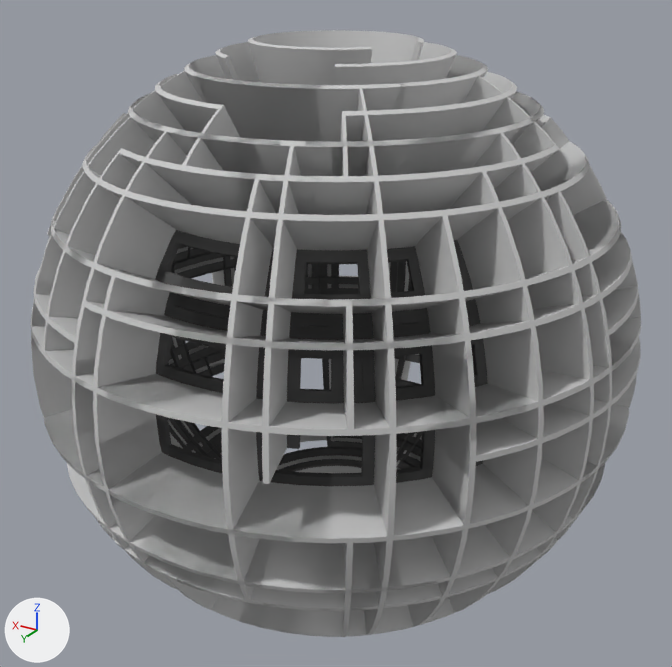
One commit to the FBX model Assets/Scene_Content/Models/Walls/Sc02/Sc02_walls.FBX: the scene before it, then after it.
Both versions are drawn from a 50 mm camera at (-1.93, 3.22, 1.6) aimed at (0.0, 0.0, -0.01). The axes (+X, +Y, +Z) are drawn at lower left. The lights are the same throughout. Where no turn or scale is listed for an object, it has been applied to the vertices.

Before the edit, the objects in view are built like this:
```python
me_mesh_002 = bpy.data.meshes.new('Mesh.002')
me_mesh_002.from_pydata(...)  # 2970 vertices, 2604 faces; spans x -1.27..1.27, y -1.23..1.25, z -1.19..0.99
# faces by material slot: [1141, 1463]
me_mesh_002.materials.append(mat_wallglow)  # light grey #cacaca
me_mesh_002.materials.append(mat_material__74)  # dark grey #535353
me_mesh_003 = bpy.data.meshes.new('Mesh.003')
me_mesh_003.from_pydata(...)  # 1416 vertices, 1242 faces; spans x -1.25..1.19, y -1.19..1.24, z -0.46..0.46
# faces by material slot: [538, 704]
me_mesh_003.materials.append(mat_wallglow)  # light grey #cacaca
me_mesh_003.materials.append(mat_material__74)  # dark grey #535353
me_mesh_006 = bpy.data.meshes.new('Mesh.006')
me_mesh_006.from_pydata(...)  # 2808 vertices, 2460 faces; spans x -1.23..1.27, y -1.14..1.25, z -0.99..0.99
# faces by material slot: [1060, 1400]
me_mesh_006.materials.append(mat_wallglow)  # light grey #cacaca
me_mesh_006.materials.append(mat_material__74)  # dark grey #535353
ob_sc02_walls03 = bpy.data.objects.new('Sc02_walls03', me_mesh_003)
ob_sc02_walls03.location = (0.0, 0.0, 0.0)
ob_sc02_walls05 = bpy.data.objects.new('Sc02_walls05', me_mesh_002)
ob_sc02_walls05.location = (0.0, 0.0, 0.0)
ob_sc02_walls06 = bpy.data.objects.new('Sc02_walls06', me_mesh_006)
ob_sc02_walls06.location = (0.0, 0.0, 0.0)
# also in view: 'Sc02_walls01' at (-0.19, 0.02, 0.0); 'Sc02_walls09' at (0.0, 0.04, 0.05); 'Sc02_walls07' at (0.01, 0.06, 0.0); 'Sc02_walls02' at (0.01, -0.04, 0.07); 'Sc02_walls04' at (0.0, -0.18, 0.14)
```
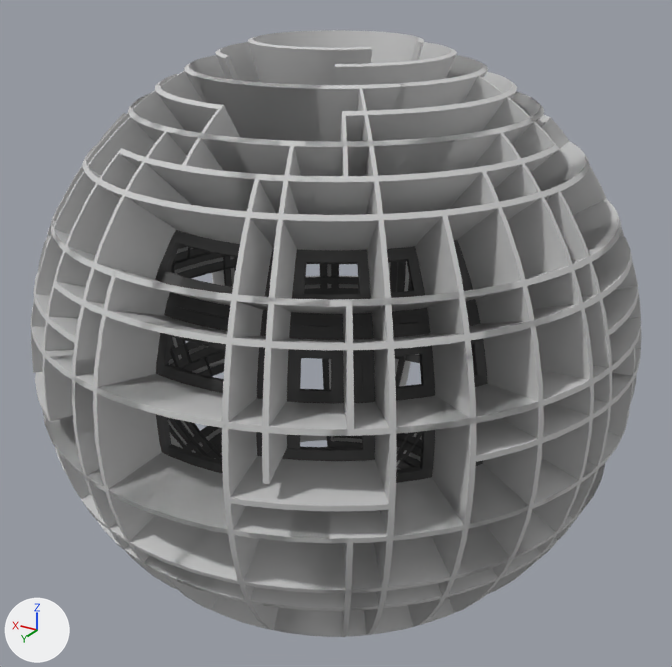
Boxes [x1, y1, x2, y2] around the edits, measured in the pictures (672 x 667 px; the box of a moved part takes in the faces that stretch with it):
'Sc02_walls06', reshaped
    before: [31, 105, 607, 637]
    after: [43, 206, 635, 630]
'Sc02_walls03', reshaped
    before: [31, 233, 641, 576]
    after: [35, 236, 641, 591]
part 1 of me_mesh_006, deleted
    before: [132, 105, 530, 176]
part 2 of me_mesh_006, moved or reshaped
    before: [31, 228, 586, 529]
    after: [43, 206, 635, 629]
part 3 of me_mesh_003, built on
    before: [475, 321, 639, 566]
    after: [211, 309, 641, 591]
part 4 of me_mesh_003, moved or reshaped
    before: [31, 236, 174, 550]
    after: [35, 236, 124, 537]
part 5 of me_mesh_003, built on
    before: [305, 264, 320, 294]
    after: [169, 245, 237, 369]

The change, as a list of edits to the scene's bpy script:
```text
Change me_mesh_003:
    used by ob_sc02_walls03; location = (0.0, 0.0, 0.0)
    remove me_mesh_003.from_pydata(...)  # 1416 vertices, 1242 faces; spans x -1.25..1.19, y -1.19..1.24, z -0.46..0.46
    add me_mesh_003.from_pydata(...)  # 1800 vertices, 1578 faces; spans x -1.27..1.27, y -1.19..1.23, z -0.46..0.46
    me_mesh_003 part 3: 78 vertices moved from x -1.25..-0.37, y -0.31..1.09, z -0.46..0.44 to x -1.27..-0.25, y -0.31..1.16, z -0.44..0.44; 118 vertices removed from x -1.23..-0.36, y -0.33..1.13, z -0.46..0.46; 342 vertices added at x -1.26..-0.2, y -0.34..1.23, z -0.46..0.46
    me_mesh_003 part 4: 79 vertices moved from x 0.15..1.05, y 0.5..1.23, z -0.41..0.41 to x 0.28..0.99, y 0.57..1.13, z -0.41..0.41; 177 vertices removed from x 0.1..1.06, y 0.49..1.24, z -0.46..0.46; 193 vertices added at x 0.25..0.99, y 0.57..1.16, z -0.46..0.46
    me_mesh_003 part 5: 56 vertices moved from x 0.57..1.16, y -0.99..-0.19, z -0.46..0.46 to x 0.5..1.2, y -1.07..-0.06, z -0.46..0.46; 26 vertices removed from x 0.58..1.18, y -0.92..-0.12, z -0.46..0.46; 170 vertices added at x 0.49..1.27, y -1.0..0.0, z -0.46..0.46
Change me_mesh_006:
    used by ob_sc02_walls06; location = (0.0, 0.0, 0.0)
    remove me_mesh_006.from_pydata(...)  # 2808 vertices, 2460 faces; spans x -1.23..1.27, y -1.14..1.25, z -0.99..0.99
    add me_mesh_006.from_pydata(...)  # 2432 vertices, 2137 faces; spans x -1.27..1.25, y -1.14..1.24, z -0.9..0.59
    me_mesh_006 part 1: the loose piece of 480 vertices spanning x -0.81..0.81, y -0.81..0.81, z 0.74..0.99 is deleted
    me_mesh_006 part 2: 301 vertices moved from x -1.09..1.27, y -0.99..0.99, z -0.99..0.57 to x -1.04..1.25, y -1.09..0.9, z -0.9..0.59; 703 vertices removed from x -1.23..1.26, y -0.99..1.25, z -0.99..0.59; 807 vertices added at x -1.27..1.25, y -1.12..1.24, z -0.9..0.59
```
